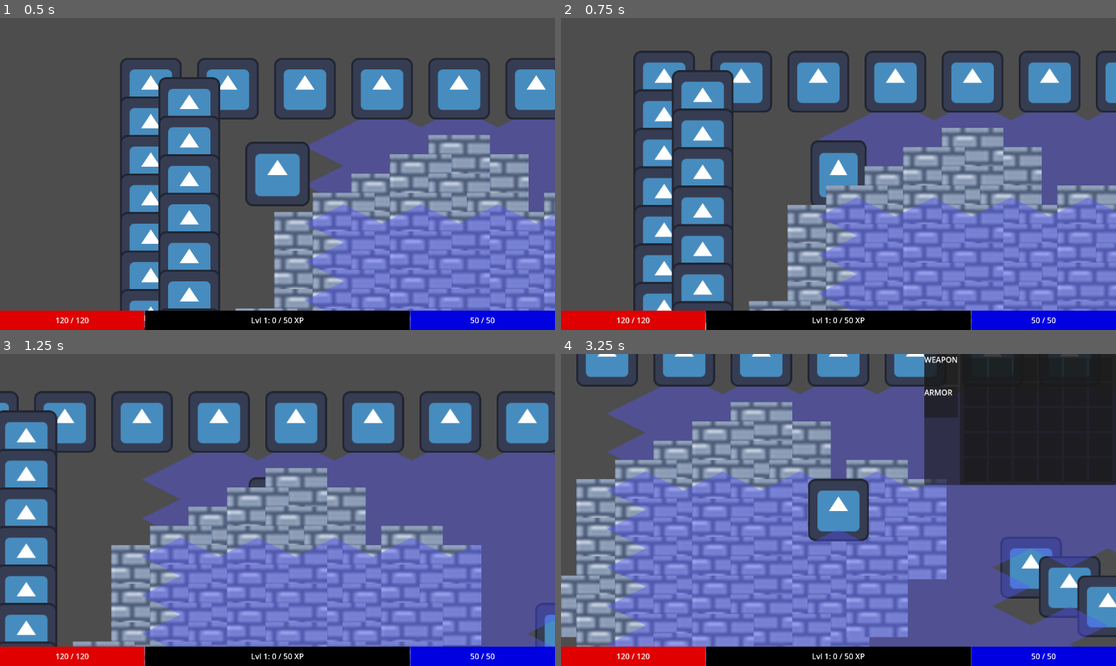
Above: before the commit, frames 1-4 (two rows, left to right).
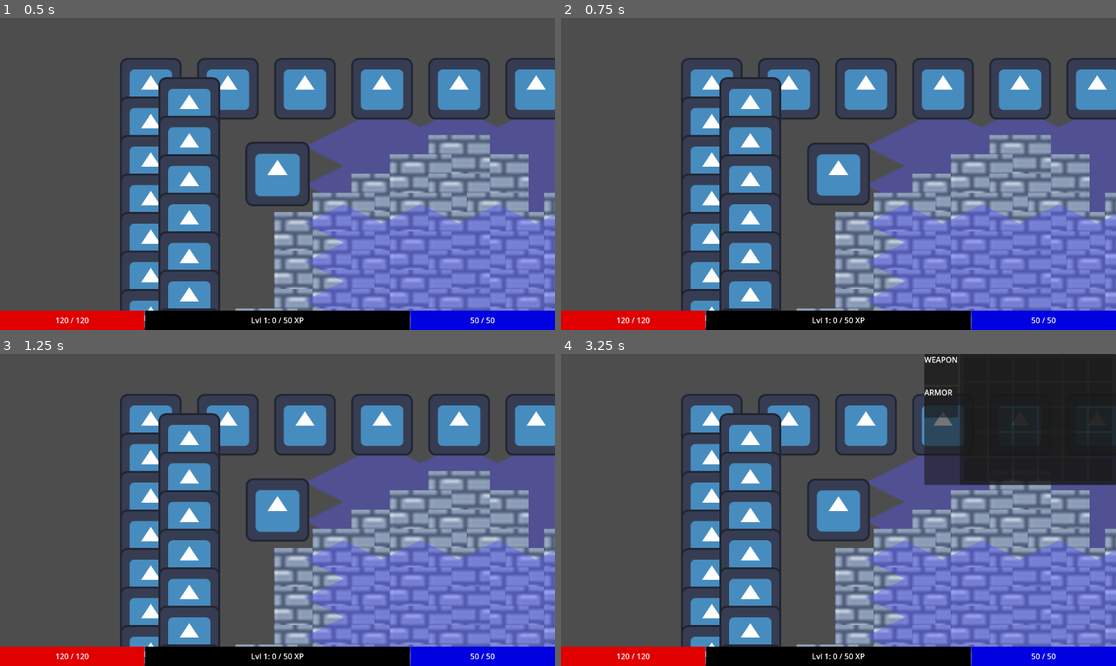
Above: after the commit, the same moments.

Repository: PietPadda/Godot_2D_ARPG
Game: Godot game, scene res://scenes/levels/main.tscn
Same seed, same stepped clock (60 frames per second), same inputs: the game is played once before the commit and once after it. The engine's default icon, where the game draws it, is replaced by a stand-in: a white triangle on a blue panel in a dark square.
Inputs (mouse positions are in pixels of both pictures, inside the frame that each line leads up to):
- Up to frame 1 (0.5 s): no input
- Up to frame 2 (0.75 s): tap Enter at 0.5 s; move the mouse to (960, 158) at 0.52 s; press the mouse at (960, 158) at 0.53 s
- Up to frame 3 (1.25 s): no input
- Up to frame 4 (3.25 s): move the mouse to (727, 525) at 1.27 s; release the mouse at (727, 525) at 1.28 s; tap Space (attack) at 1.35 s; click (727, 525) at 1.55 s; move the mouse to (894, 441) at 2.02 s; press the mouse at (894, 441) at 2.03 s; move the mouse to (810, 572) at 2.77 s; release the mouse at (810, 572) at 2.78 s; tap I (toggle_character_sheet) at 2.85 s; click (810, 572) at 3.05 s

Frame 1 is identical in both runs. In frame 2, 42% of the frame differs, in the area x 13-100%, y 10-100%; in frame 3, 50%; in frame 4, 66%, in the area x 0-100%, y 0-100%.

Commit message:
Revert "fix(grid): fixed vertex calculations but broke other things instead, can now walk at least"
This reverts commit d92b80912f62e4decad3aea1157ec71f9e81033c.

Diff:
--- a/scripts/core/grid_manager.gd
+++ b/scripts/core/grid_manager.gd
@@ -84,46 +84,27 @@
 				var weight = current_world_pos.distance_to(neighbor_world_pos)
 				astar_graph.connect_points(current_point_id, neighbor_point_id, weight)
 
-# Finds the path between two world positions.
-func find_path(start_world_pos: Vector2, end_world_pos: Vector2) -> PackedVector2Array:
-	# Find the closest valid graph points to our start and end positions.
-	var start_vertex = _get_closest_valid_vertex(start_world_pos)
-	var end_vertex = _get_closest_valid_vertex(end_world_pos)
-
-	if not map_coords_to_id.has(start_vertex) or not map_coords_to_id.has(end_vertex):
+# Finds the shortest path between two points on the grid.
+func find_path(start_coord: Vector2i, end_coord: Vector2i) -> PackedVector2Array:
+	# First, a safety check: are the start and end points valid locations on our map?
+	if not map_coords_to_id.has(start_coord) or not map_coords_to_id.has(end_coord):
 		# If not, return an empty path.
-		return [] # No valid start or end point found.
+		return [] # Return empty path if start/end is not a valid walkable tile
 
 	# Use our "address book" to look up the simple IDs for our start and end tiles.
-	var start_id = map_coords_to_id[start_vertex]
-	var end_id = map_coords_to_id[end_vertex]
+	var start_id = map_coords_to_id[start_coord]
+	var end_id = map_coords_to_id[end_coord]
 
 	# Get the path of MAP coordinates from the A* graph.
 	var map_path = astar_graph.get_id_path(start_id, end_id)
 
-	#  The A* graph now returns world positions directly.
-	return astar_graph.get_point_path(start_id, end_id)
+	# This is the new, critical step: Convert the path of IDs to world positions.
+	var world_path: PackedVector2Array = []
+	for point_id in map_path:
+		var map_coord = astar_graph.get_point_position(point_id)
+		world_path.append(map_to_world(map_coord))
 
-# Converts a world position to its closest map vertex coordinate.
-func world_to_map_vertex(world_position: Vector2) -> Vector2i:
-	if tile_map_layer:
-		# First, find the tile the position is on.
-		var tile_coord = tile_map_layer.local_to_map(tile_map_layer.to_local(world_position))
-		# Then, find the closest of that tile's 4 vertices.
-		var closest_vertex = Vector2i.ZERO
-		var min_dist_sq = INF
-
-		# Check the 4 vertices around a tile's center
-		for x in range(2):
-			for y in range(2):
-				var vertex_coord = tile_coord + Vector2i(x, y)
-				var vertex_world_pos = map_to_world(vertex_coord)
-				var dist_sq = world_position.distance_squared_to(vertex_world_pos)
-				if dist_sq < min_dist_sq:
-					min_dist_sq = dist_sq
-					closest_vertex = vertex_coord
-		return closest_vertex
-	return Vector2i.ZERO
+	return world_path
 
 # Converts a world position (like a mouse click) to a map grid coordinate.
 func world_to_map(world_position: Vector2) -> Vector2i:
@@ -136,20 +117,5 @@
 	if tile_map_layer:
 		# Use map_to_local, which for isometric maps points to the corner.
 		var local_pos = tile_map_layer.map_to_local(map_position)
-		# Must convert from local to global space.
 		return tile_map_layer.to_global(local_pos)
 	return Vector2.ZERO # Return a default value if the tilemap isn't set
-
-# Helper to find the nearest valid point on our graph to a given world position.
-func _get_closest_valid_vertex(world_pos: Vector2) -> Vector2i:
-	var closest_vertex = Vector2i.ZERO
-	var min_dist_sq = INF
-
-	# This is a simple brute-force search. For very large maps, this could be optimized.
-	for vertex in map_coords_to_id:
-		var vertex_world_pos = map_to_world(vertex)
-		var dist_sq = world_pos.distance_squared_to(vertex_world_pos)
-		if dist_sq < min_dist_sq:
-			min_dist_sq = dist_sq
-			closest_vertex = vertex
-	return closest_vertex
--- a/scripts/player/states/player_idle_state.gd
+++ b/scripts/player/states/player_idle_state.gd
@@ -31,8 +31,8 @@
 		else:
 			# The ground was clicked. Let the MoveState handle it.
 			var move_state: PlayerMoveState = state_machine.states["move"]
-			# CHANGED: We now pass the raw world position, not a tile coordinate.
-			move_state.destination_world_pos = player.get_global_mouse_position()
+			# We only pass the destination tile, not a full path.
+			move_state.destination_tile = Grid.world_to_map(player.get_global_mouse_position())
 			state_machine.change_state(States.PLAYER_STATE_NAMES[States.PLAYER.MOVE])
 
 # IdleState no longer needs a physics_process. It doesn't do anything continuously.
--- a/scripts/player/states/player_move_state.gd
+++ b/scripts/player/states/player_move_state.gd
@@ -6,8 +6,8 @@
 # Scene referenes needed for move state
 @onready var grid_movement_component: GridMovementComponent = player.get_node("GridMovementComponent")
 
-# CHANGED: This state now works with a Vector2 world position, not a Vector2i tile.
-var destination_world_pos: Vector2
+# This state now receives a single destination tile, not a pre-calculated path.
+var destination_tile: Vector2i
 
 func enter() -> void:
 	player.get_node("AnimationComponent").play_animation("Move")
@@ -16,8 +16,9 @@
 	# NEW: Listen for the stuck signal
 	grid_movement_component.path_stuck.connect(_on_path_stuck)
 
-	# CHANGED: We now calculate the path using world positions directly.
-	var initial_path = Grid.find_path(player.global_position, destination_world_pos)
+	# The state now calculates its OWN initial path upon entry.
+	var start_pos = Grid.world_to_map(player.global_position)
+	var initial_path = Grid.find_path(start_pos, destination_tile)
 
 	if not initial_path.is_empty():
 		grid_movement_component.move_along_path(initial_path)
@@ -47,22 +48,25 @@
 func process_physics(_delta: float) -> void:
 	# If the move button is still held, find a new path to the mouse.
 	if Input.is_action_pressed("move_click"):
-		var current_mouse_pos = player.get_global_mouse_position()
+		var current_mouse_tile = Grid.world_to_map(player.get_global_mouse_position())
 
-		# We compare distance to avoid spamming the pathfinder for tiny mouse movements.
-		if current_mouse_pos.distance_to(destination_world_pos) > 10.0:
-			self.destination_world_pos = current_mouse_pos
+		# ONLY recalculate the path if the mouse is pointing to a NEW tile.
+		if current_mouse_tile != destination_tile:
+			# Update our goal destination
+			self.destination_tile = current_mouse_tile
 
-			# CHANGED: Recalculate the path using world positions directly.
-			var new_path = Grid.find_path(player.global_position, destination_world_pos)
+			var start_pos = Grid.world_to_map(player.global_position)
+			var new_path = Grid.find_path(start_pos, current_mouse_tile)
 
+			# Only update if a valid path was found.
 			if not new_path.is_empty():
 				grid_movement_component.move_along_path(new_path)
 
 # NEW: This function handles getting stuck during a normal move.
 func _on_path_stuck() -> void:
-	# CHANGED: Recalculate the path using world positions directly.
-	var new_path = Grid.find_path(player.global_position, destination_world_pos)
+	# Our path is blocked. Let's try to find a new one to the same destination.
+	var start_pos = Grid.world_to_map(player.global_position)
+	var new_path = Grid.find_path(start_pos, destination_tile)
 	if not new_path.is_empty():
 		grid_movement_component.move_along_path(new_path)
 	else:
